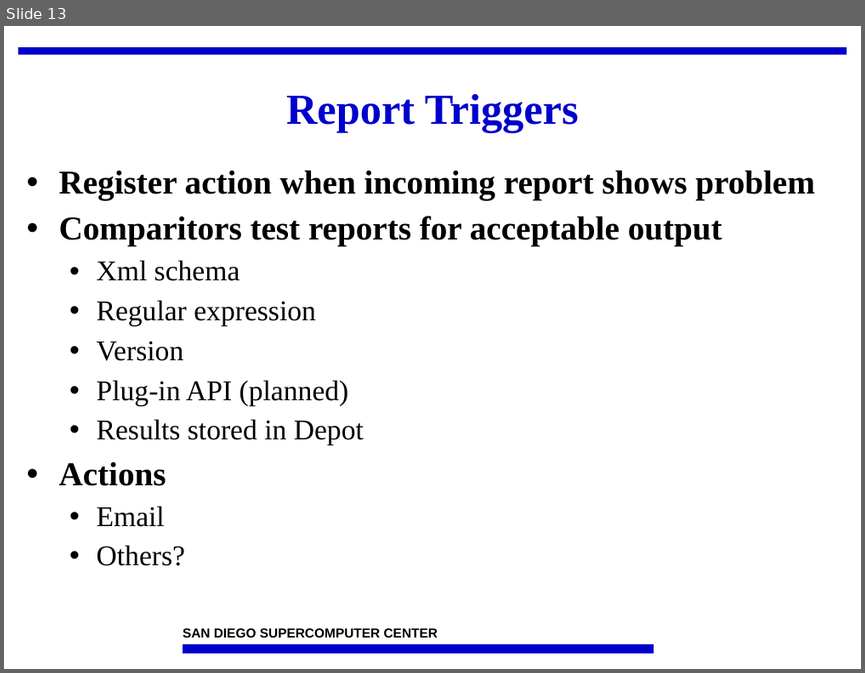
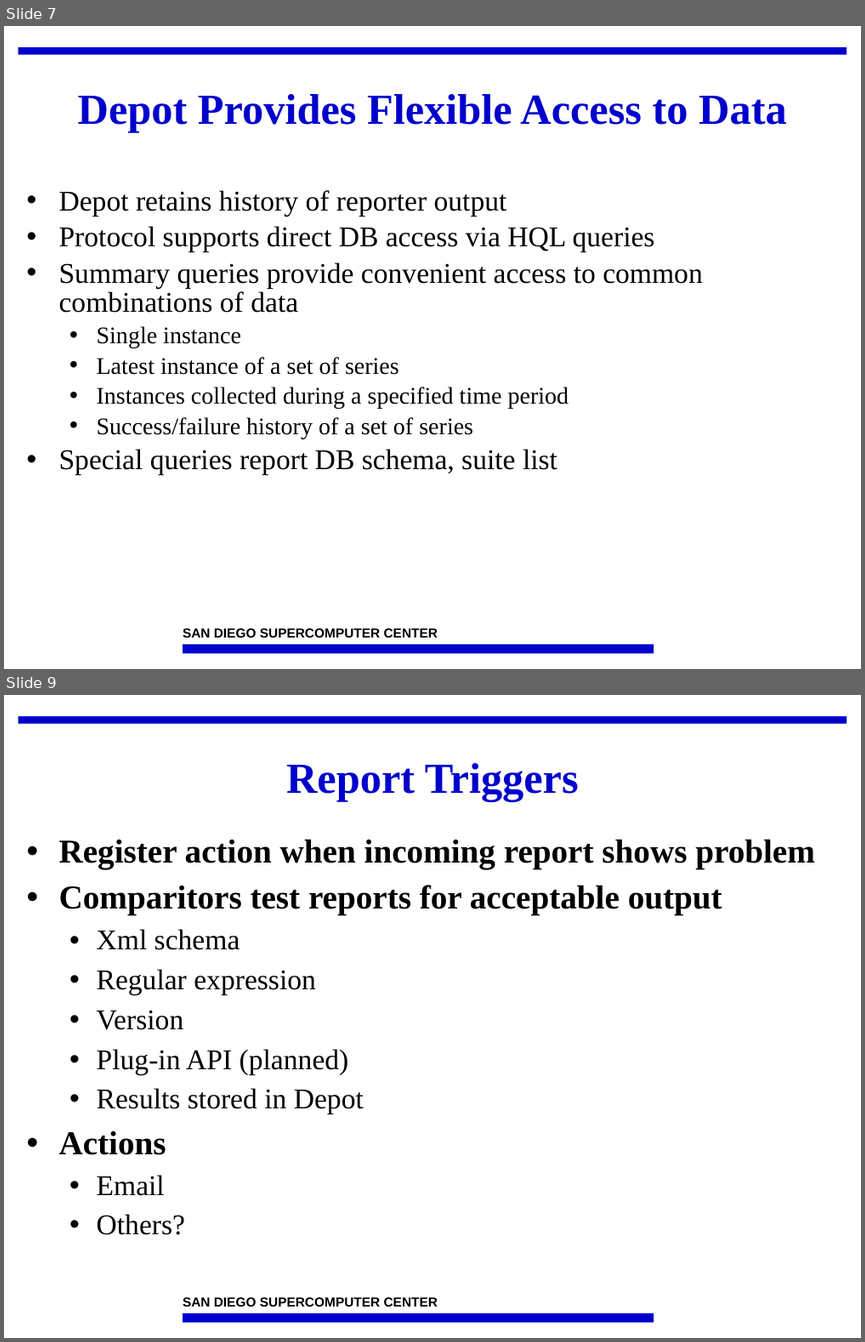
Before and after one commit to IncaProject/inca-xsede, a slide deck: talks/2008workshop/depot.ppt. Shown one above the other, each under a label of ours: slide 13 before the commit, slides 7 and 9 after it; the slides between them are not shown. The pictures are 865x673 and 865x1342 pixels, drawn with LibreOffice and Linux fonts; fonts in the diff are those of the drawing; background and template pictures are left out. Boxes give left, top, right and bottom in pixels: in the first picture for what was removed or moved away, otherwise in the second. Text is boxed around its words. In the diff, an @@ line names an element or a change of style, - is before the commit and + after.

```diff
--- a/talks/2008workshop/depot.ppt
+++ b/talks/2008workshop/depot.ppt
@@ slide 7 added at (4,26,861,669), background #FFFFFF; not listed: 3 template elements that a slide beside it also shows @@
@@ title added at (78,94,787,133), 36 pt, text #0000CC, bold @@
+Depot Provides Flexible Access to Data
@@ text added at (59,190,703,475), 24 pt, text #000000 @@
+• Depot retains history of reporter output
+• Protocol supports direct DB access via HQL queries
+• Summary queries provide convenient access to common combinations of data
+  • Single instance
+  • Latest instance of a set of series
+  • Instances collected during a specified time period
+  • Success/failure history of a set of series
+• Special queries report DB schema, suite list
@@ what was slide 13 is now slide 9 @@
```
Also in this commit, not shown: 2 slides changed, 6 other slides added, 10 slides removed.
